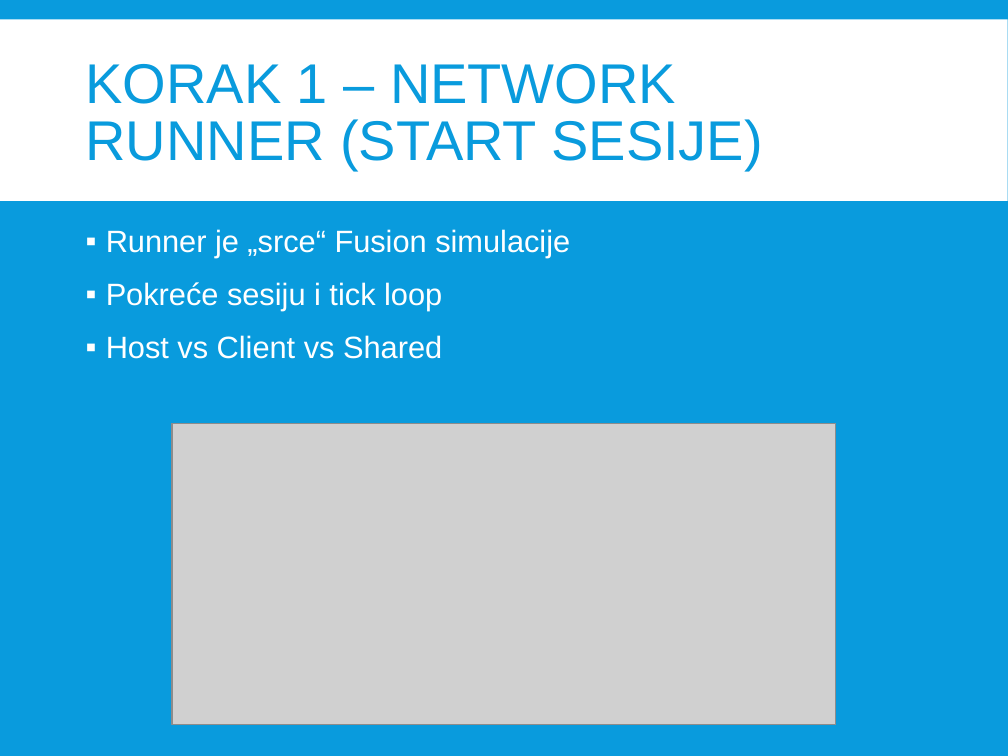
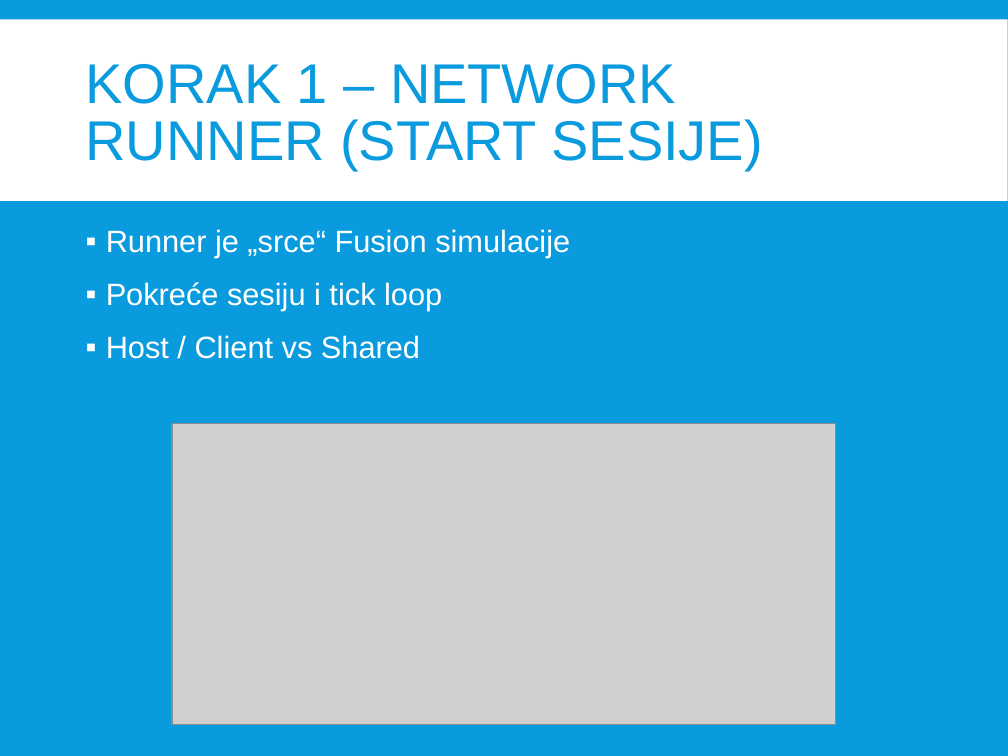
Before and after one commit to Milos-Sstanojevic/PhotonFusion-Demo, a slide deck: slide 9 of Milos_Stanojevic_Prezentacija.pptx. Drawn at 1008x756 pixels with LibreOffice and Linux fonts; fonts in the diff are those of the drawing; grey boxes stand for pictures. Boxes give left, top, right and bottom in pixels: in the first picture for what was removed or moved away, otherwise in the second. Text is boxed around its words. In the diff, an @@ line names an element or a change of style, - is before the commit and + after.

```diff
--- a/Milos_Stanojevic_Prezentacija.pptx
+++ b/Milos_Stanojevic_Prezentacija.pptx
@@ text at bbox=[106, 335, 420, 359]: text changed @@
-▪ Host vs Client vs Shared
+▪ Host / Client vs Shared
```
Also in this commit, not shown: 5 other slides changed, 2 slides added, 3 other files.
